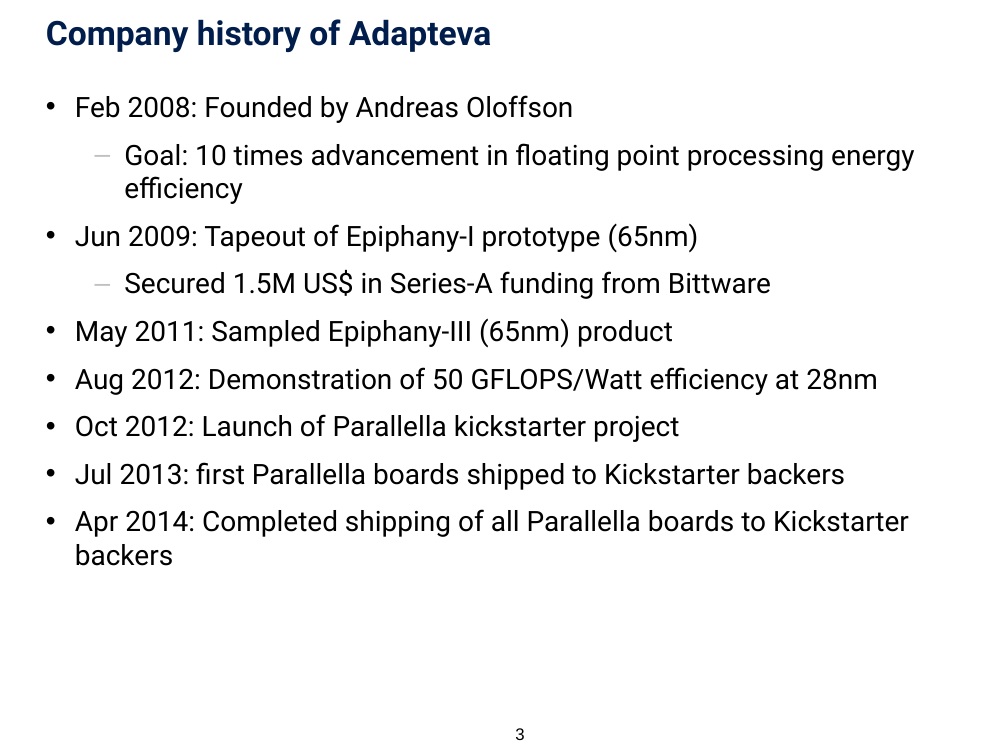
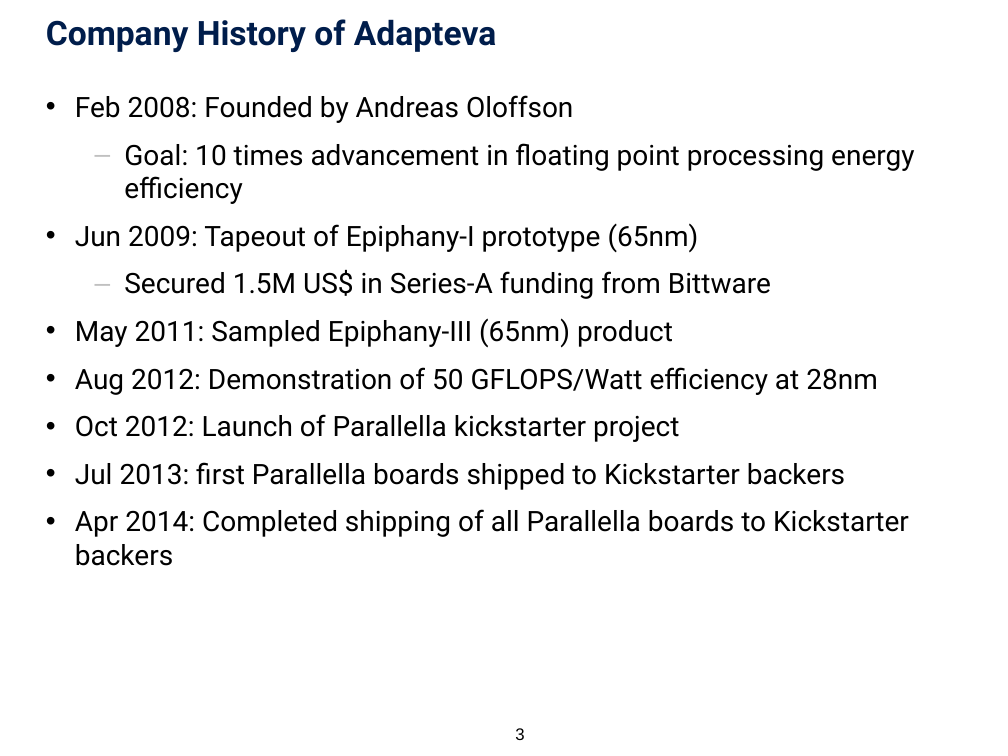
Before and after one commit to tobiashuste/parallella-hauptseminar, a slide deck: slide 3 of presentation/praesentation.pptx. Drawn at 1008x756 pixels with LibreOffice and Linux fonts; fonts in the diff are those of the drawing; background and template pictures are left out. Boxes give left, top, right and bottom in pixels: in the first picture for what was removed or moved away, otherwise in the second. Text is boxed around its words. In the diff, an @@ line names an element or a change of style, - is before the commit and + after.

```diff
--- a/presentation/praesentation.pptx
+++ b/presentation/praesentation.pptx
@@ title at (x1=46, y1=19, x2=496, y2=52): text changed @@
-Company history of Adapteva
+Company History of Adapteva
```
Also in this commit, not shown: 13 other slides changed, 4 slides added, 1 slide removed, 2 other files.
